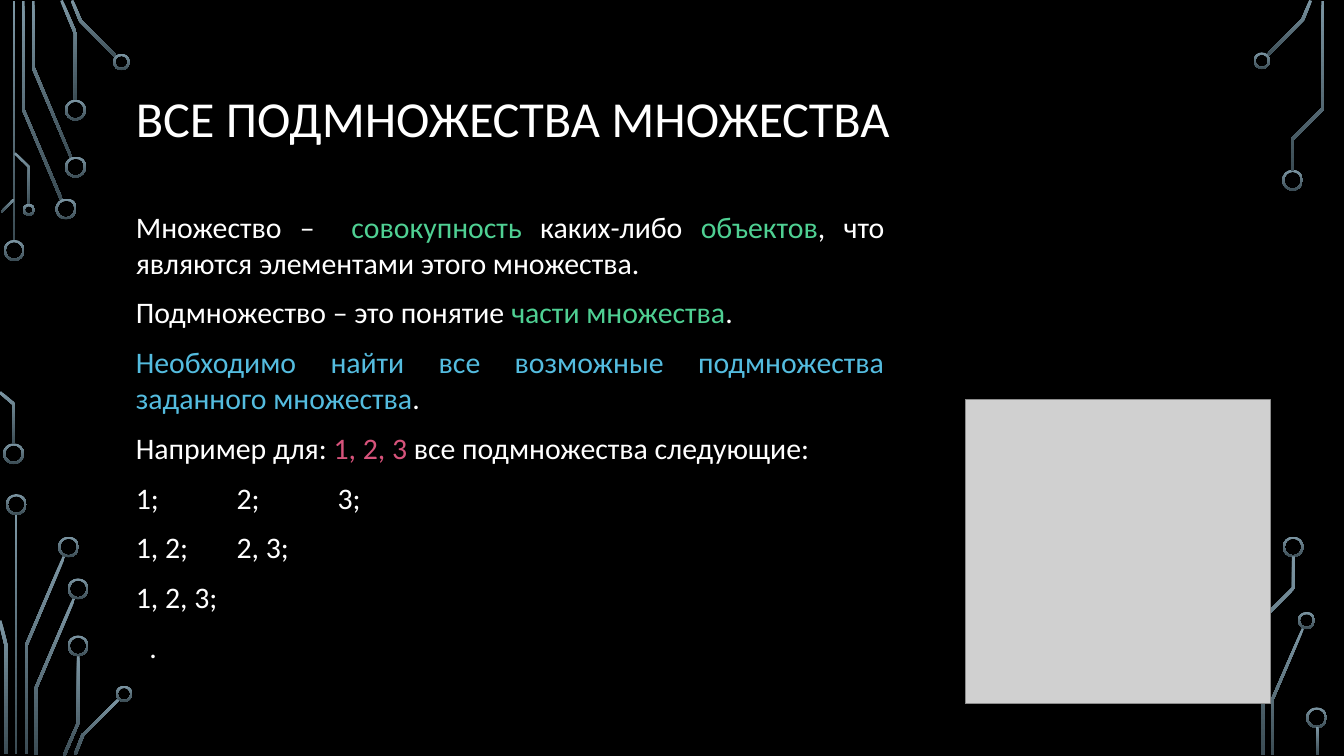
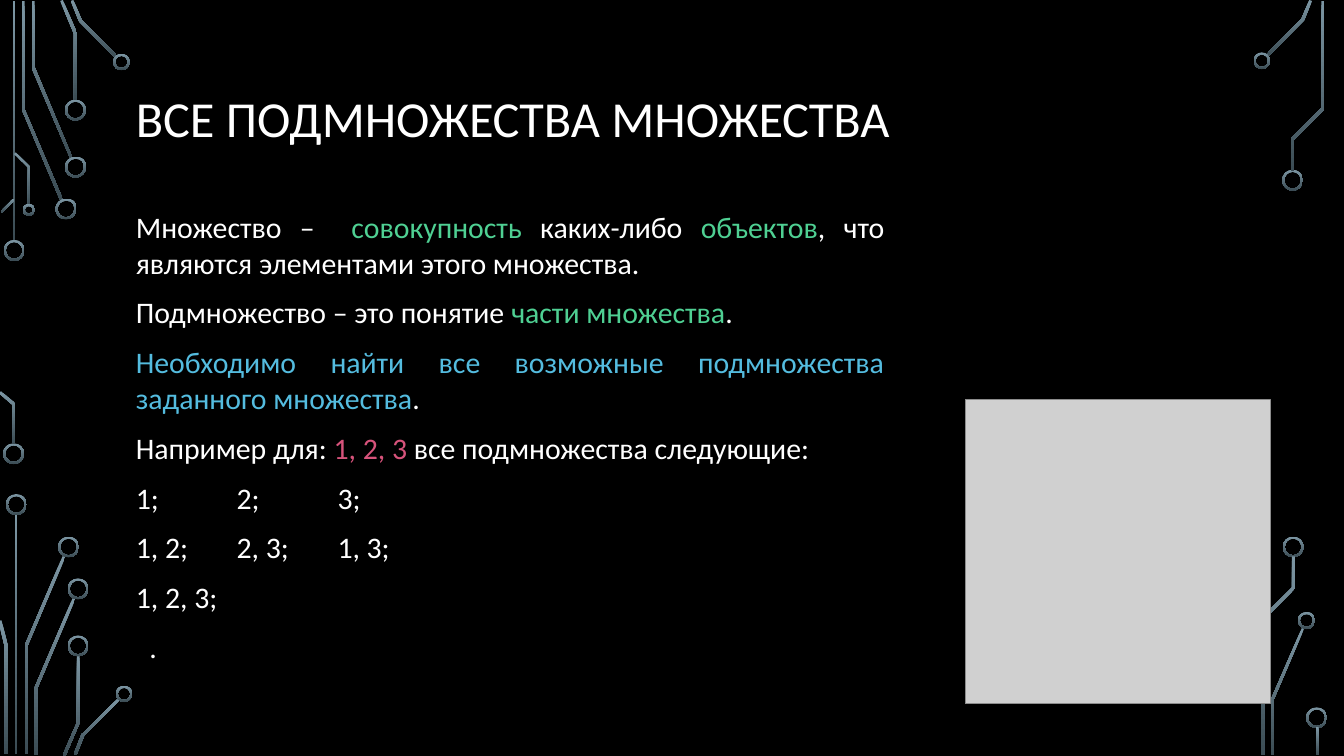
Before and after one commit to Denis-Source/algorithmic-computation, a slide deck: slide 8 of 14. Сложность алгоритмов завершение/14. Сложность алгоритмов завершение.pptx. Drawn at 1344x756 pixels with LibreOffice and Linux fonts; fonts in the diff are those of the drawing; grey boxes stand for pictures; background and template pictures are left out. Boxes give left, top, right and bottom in pixels: in the first picture for what was removed or moved away, otherwise in the second. Text is boxed around its words. In the diff, an @@ line names an element or a change of style, - is before the commit and + after.

```diff
--- a/14. Сложность алгоритмов завершение/14. Сложность алгоритмов завершение.pptx
+++ b/14. Сложность алгоритмов завершение/14. Сложность алгоритмов завершение.pptx
@@ text at box(136, 538, 390, 562): text changed @@
-1, 2; 2, 3;
+1, 2; 2, 3; 1, 3;
```
Also in this commit, not shown: 3 other files.
